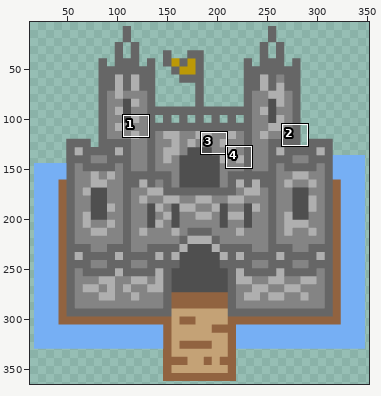
Two states of a sprite sheet, src/main/resources/static/sprites/castle.png. Above: a wide view before the commit, with the close-up outlined.
Close-up. The starting point:
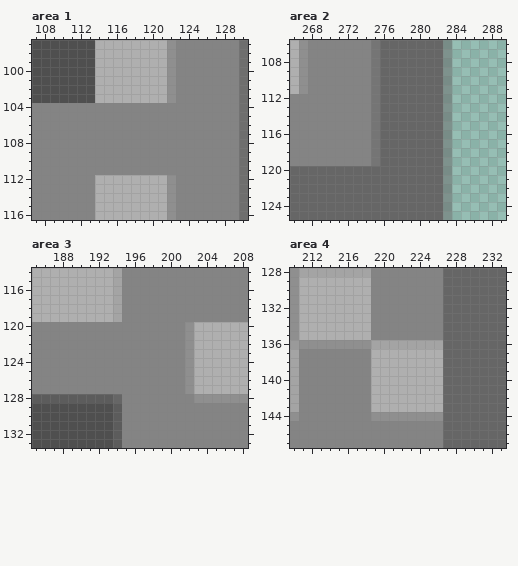
The file is 365x365 pixels. Colours within 5 levels of each other are drawn and written as one. Shown: area 1: x 107..130, y 97..116; area 2: x 266..289, y 106..125; area 3: x 185..208, y 114..133; area 4: x 210..233, y 128..147. The wide view leaves out empty margins. The commit also changed other parts of the picture, which this record leaves out.
After:
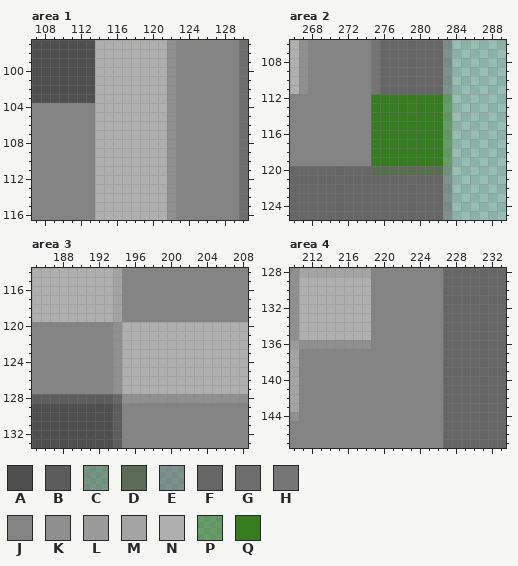
Palette (. is transparent): A #4f4f4f  B #5c5c5c  C #5b6c5580  D #5b6c55  E #66666680  F #666666  G #6e6e6e  H #757575  J #848484  K #8f8f8f  L #9a9a9a  M #a4a4a4  N #afafaf  P #387c2280  Q #387c22
The edit:
Area 1:
y 104..111: x 114..122 JJJJJJJJJ -> NNNNNNNNK
Area 2:
y 112..119: x 275..283 HFFFFFFFE -> QQQQQQQQP
y 120: x 275..283 FFFFFFFFE -> DDDDDDDDC
Area 3:
y 120..127: x 194..202 JJJJJJJJK -> KNNNNNNNN
y 128: x 195..202 JJJJJJJJ -> KKKKKKKK
Area 4:
y 136: x 219..226 MMMMMMMM -> JJJJJJJJ
y 137..143: x 219..226 NNNNNNNN -> JJJJJJJJ
y 144: x 219..226 KKKKKKKK -> JJJJJJJJ
